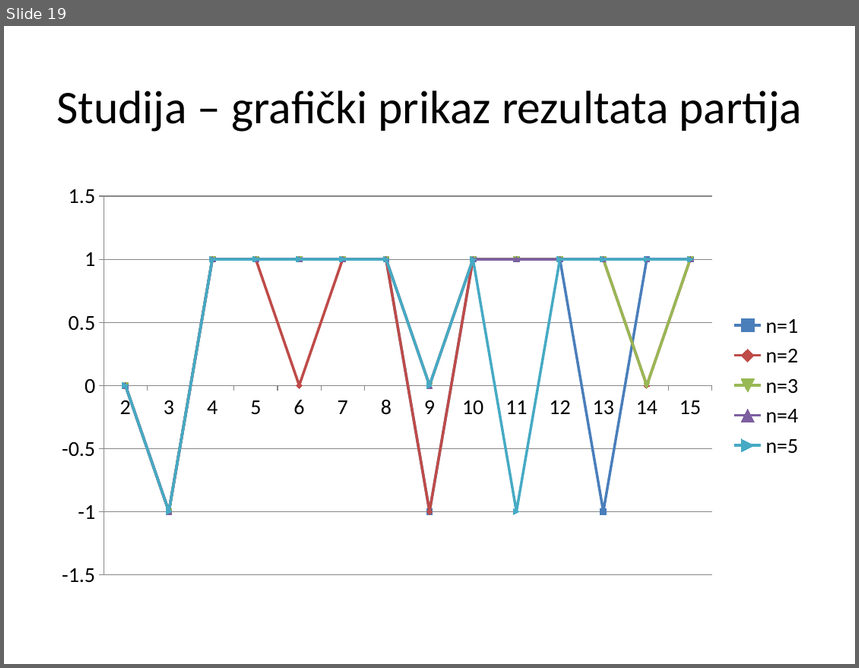
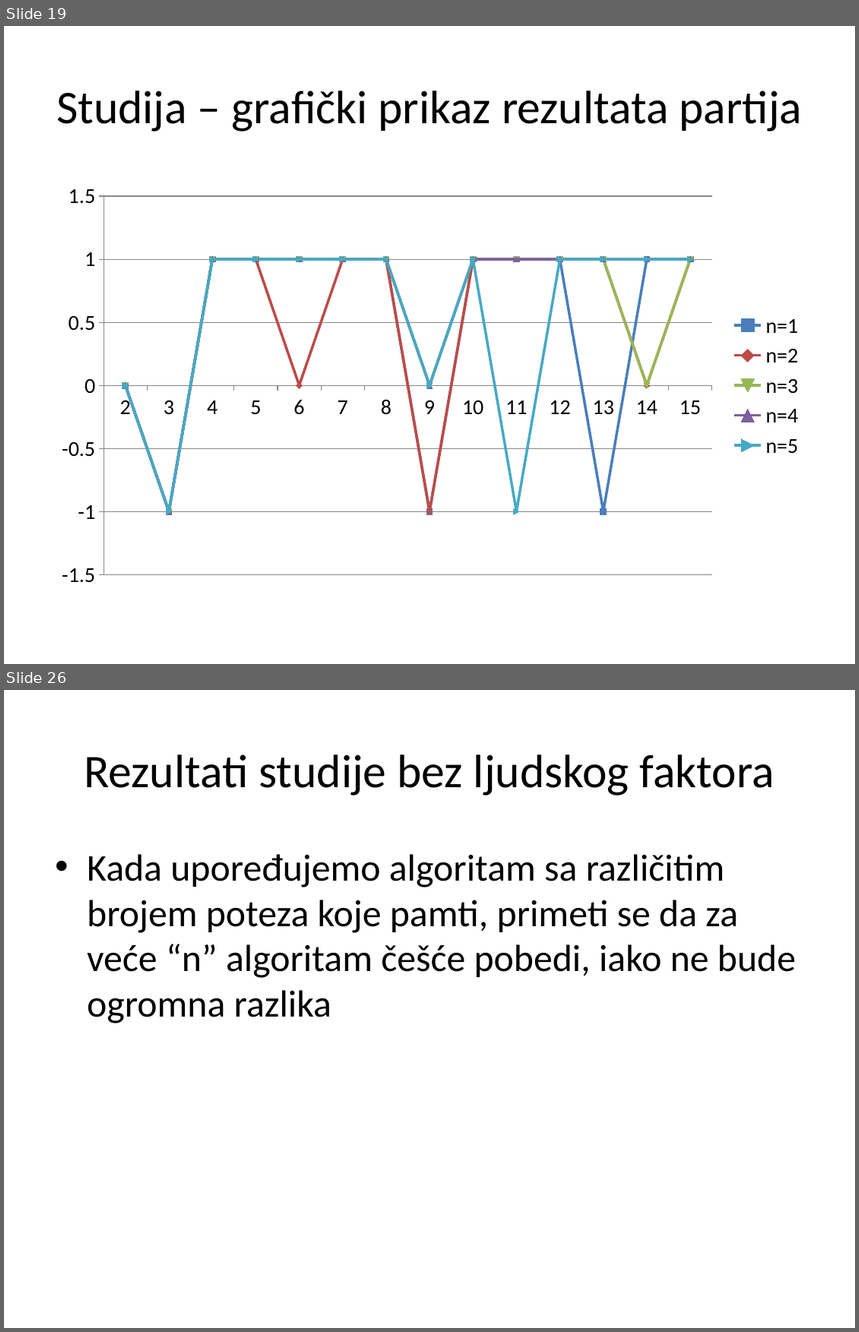
Before and after one commit to AndrejMiletic/SC2015-2016, a slide deck: AI in games.pptx. Shown one above the other, each under a label of ours: slide 19 before the commit, slides 19 and 26 after it; the slides between them are not shown. The pictures are 859x668 and 859x1332 pixels, drawn with LibreOffice and Linux fonts; fonts in the diff are those of the drawing. Boxes give left, top, right and bottom in pixels: in the first picture for what was removed or moved away, otherwise in the second. Text is boxed around its words. In the diff, an @@ line names an element or a change of style, - is before the commit and + after.

```diff
--- a/AI in games.pptx
+++ b/AI in games.pptx
@@ slide 26 added at (4, 690, 855, 1328), background #FFFFFF @@
@@ title added at (85, 755, 775, 796), 39.6 pt, text #000000 @@
+Rezultati studije bez ljudskog faktora
@@ text added at (87, 854, 796, 1024), 32 pt, text #000000 @@
+• Kada upoređujemo algoritam sa različitim brojem poteza koje pamti, primeti se da za veće “n” algoritam češće pobedi, iako ne bude ogromna razlika
```
Also in this commit, not shown: 2 slides changed, 4 other slides added, 7 other files.
